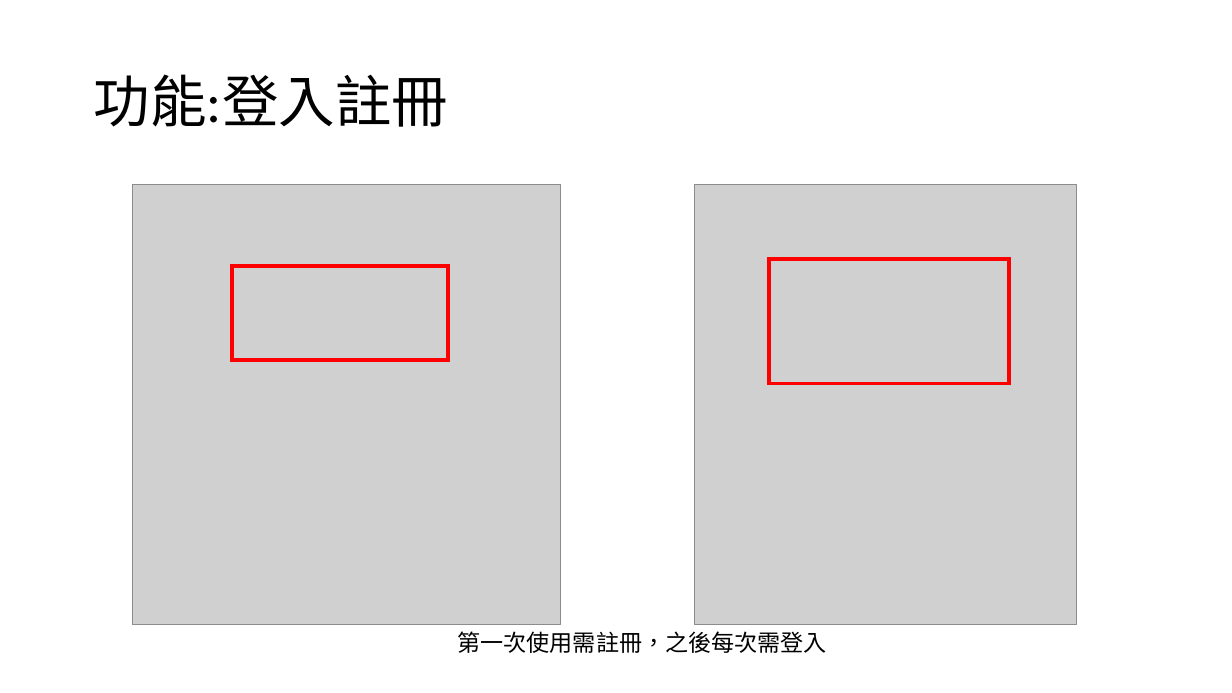
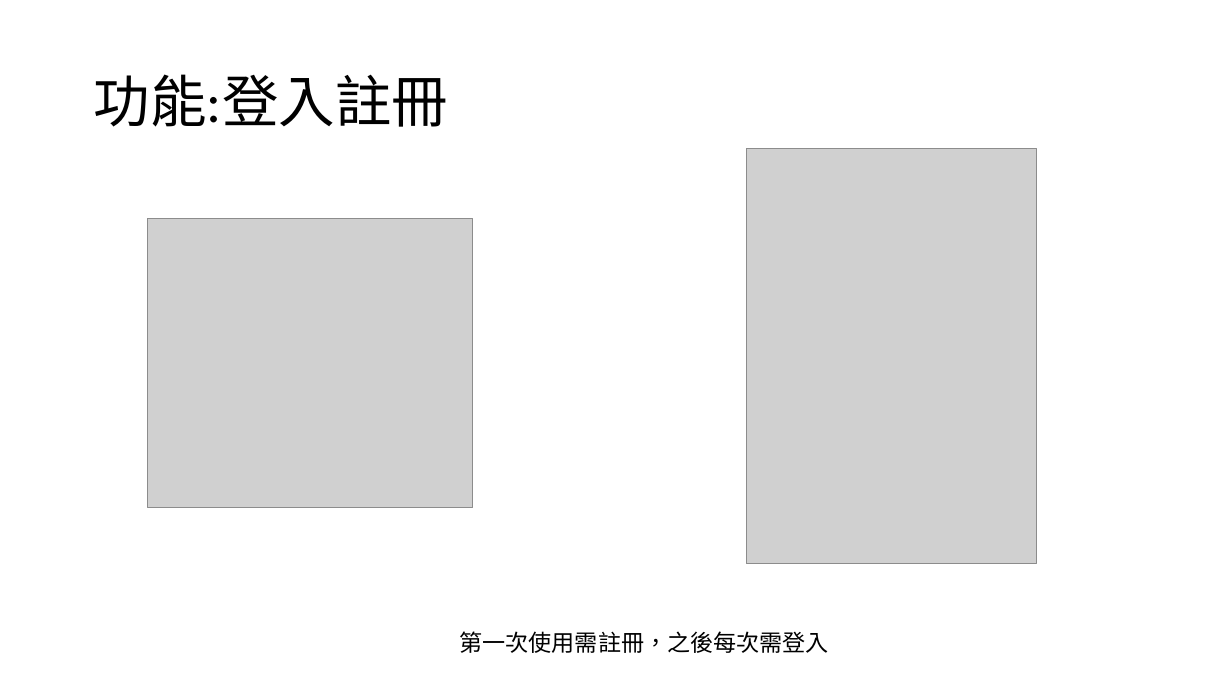
Before and after one commit to huxanya01/bulletin_laravel_vue, a slide deck: slide 6 of 作品留言板.pptx (slide 5 before the commit). Drawn at 1232x693 pixels with LibreOffice and Linux fonts; fonts in the diff are those of the drawing; grey boxes stand for pictures. Boxes give left, top, right and bottom in pixels: in the first picture for what was removed or moved away, otherwise in the second. Text is boxed around its words. In the diff, an @@ line names an element or a change of style, - is before the commit and + after.

```diff
--- a/作品留言板.pptx
+++ b/作品留言板.pptx
@@ picture: place and size @@
-picture at [695,185,1077,625]
+picture at [746,148,1037,564]
@@ picture: place and size @@
-picture at [132,185,561,625]
+picture at [148,218,473,508]
@@ rectangle removed at [232,266,448,360] @@
@@ rectangle removed at [769,259,1009,384] @@
```
Also in this commit, not shown: 7 other slides changed, 1 slide added, 1 other file.
